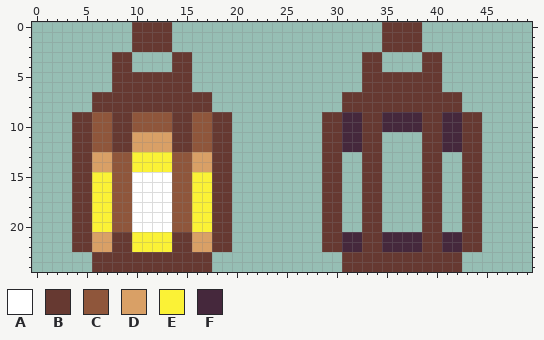
Pixel-art sprite -- assets/graphics/lamp_sprites.png. Above: the version before the commit.
The file is 50x25 pixels.
Palette (. is transparent): A #ffffff  B #663931  C #8f563b  D #d9a066  E #fbf236  F #45283c
After:
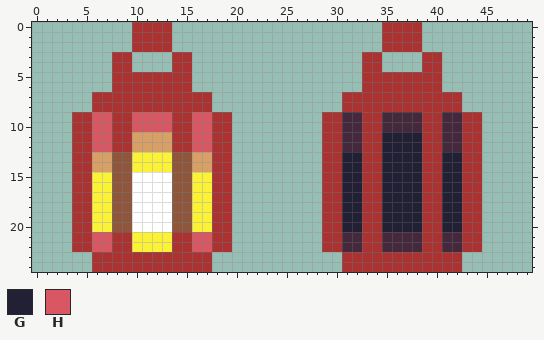
Colours new in this view: G #222034  H #d95763
The edit:
Colour B changes from #663931 to #ac3232.
The edit adds colour G in rows 11 to 12 at x 35 to 38; in rows 13 to 20 at x 31 to 32, 35 to 38 and 41 to 42.
Colour C gives way to colour H in rows 9 to 10 at x 6 to 7, 10 to 13 and 16 to 17; in rows 11 to 12 at x 6 to 7 and 16 to 17.
Colour D gives way to colour H in rows 21 to 22 at x 6 to 7 and 16 to 17.
Where, in picture pixels (left, top, right, bottom), the same in both pictures:
changed: (72, 22, 232, 272)
changed: (322, 22, 482, 272)
